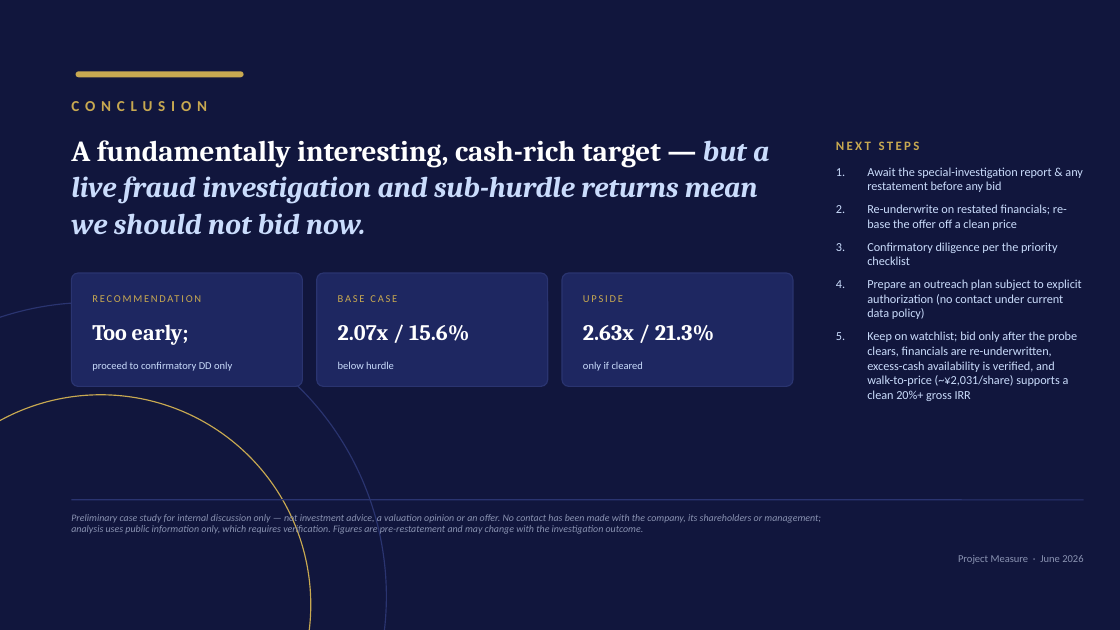
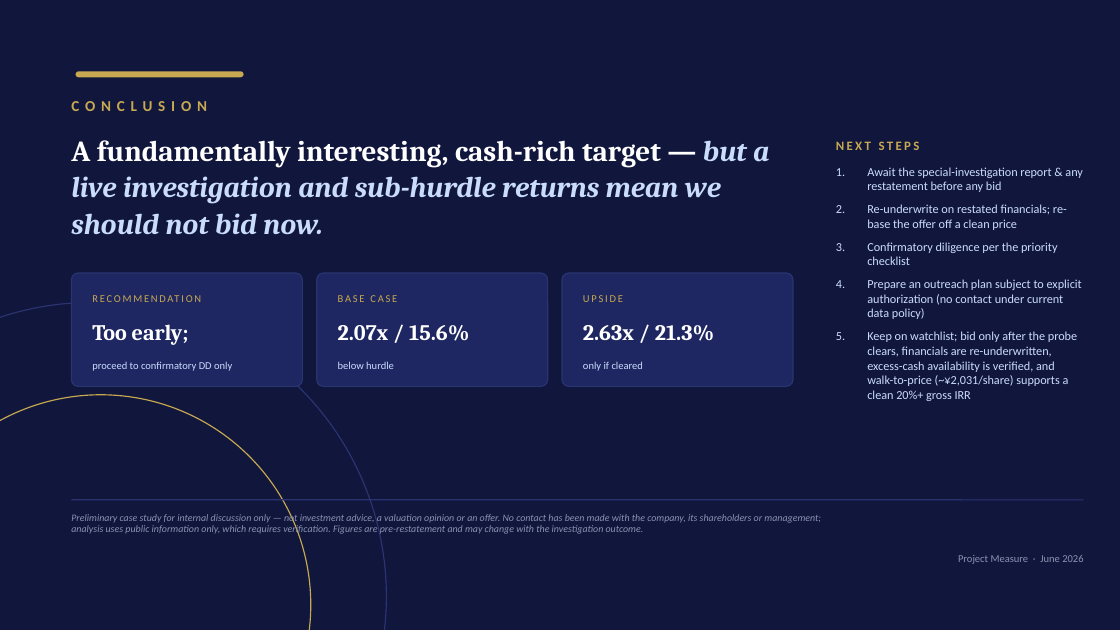
Before and after one commit to ankimo1210/projects, a slide deck: slide 19 of aisan_lbo_case/docs/AISAN_4667_Take_Private_Case_Study.pptx. Drawn at 1120x630 pixels with LibreOffice and Linux fonts; fonts in the diff are those of the drawing. Boxes give left, top, right and bottom in pixels: in the first picture for what was removed or moved away, otherwise in the second. Text is boxed around its words. In the diff, an @@ line names an element or a change of style, - is before the commit and + after.

```diff
--- a/aisan_lbo_case/docs/AISAN_4667_Take_Private_Case_Study.pptx
+++ b/aisan_lbo_case/docs/AISAN_4667_Take_Private_Case_Study.pptx
@@ text at (71,140,769,235): text changed @@
-A fundamentally interesting, cash-rich target — but a live fraud investigation and sub-hurdle returns mean we should not bid now.
+A fundamentally interesting, cash-rich target — but a live investigation and sub-hurdle returns mean we should not bid now.
```
Also in this commit, not shown: 4 other slides changed, 2 other files.
